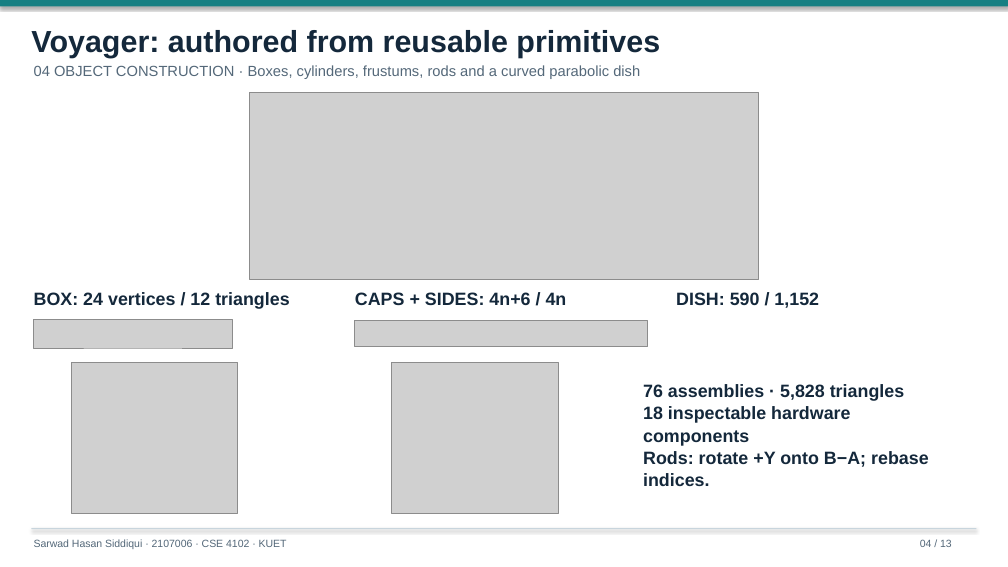
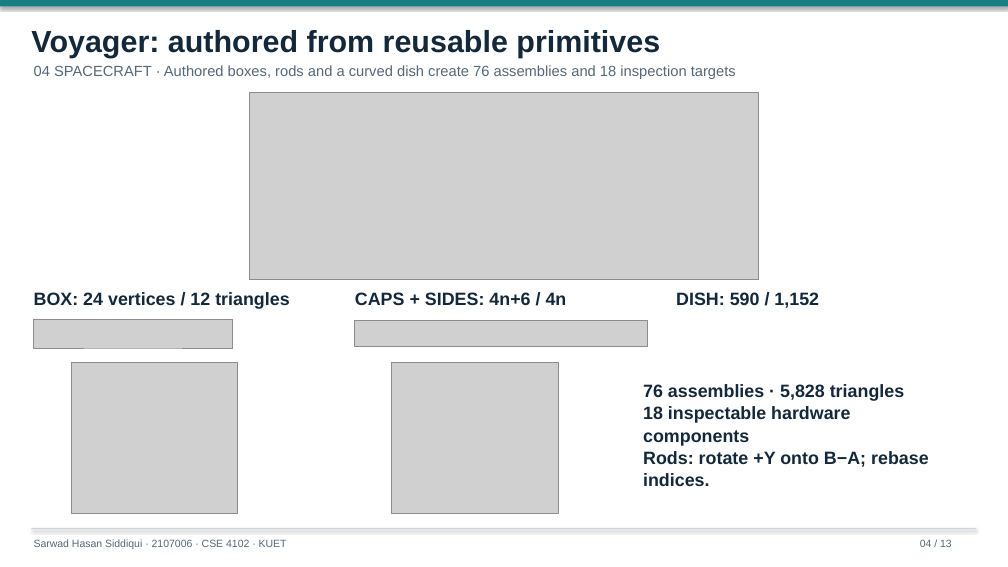
Before and after one commit to Rockstatata/Voyager-2, a slide deck: slide 4 of docs/report/Final-Presentation.pptx. Drawn at 1008x567 pixels with LibreOffice and Linux fonts; fonts in the diff are those of the drawing; grey boxes stand for pictures. Boxes give left, top, right and bottom in pixels: in the first picture for what was removed or moved away, otherwise in the second. Text is boxed around its words. In the diff, an @@ line names an element or a change of style, - is before the commit and + after.

```diff
--- a/docs/report/Final-Presentation.pptx
+++ b/docs/report/Final-Presentation.pptx
@@ text at bbox=[34, 65, 736, 79]: text changed @@
-04 OBJECT CONSTRUCTION · Boxes, cylinders, frustums, rods and a curved parabolic dish
+04 SPACECRAFT · Authored boxes, rods and a curved dish create 76 assemblies and 18 inspection targets
```
Also in this commit, not shown: 10 other slides changed, 10 other files.
